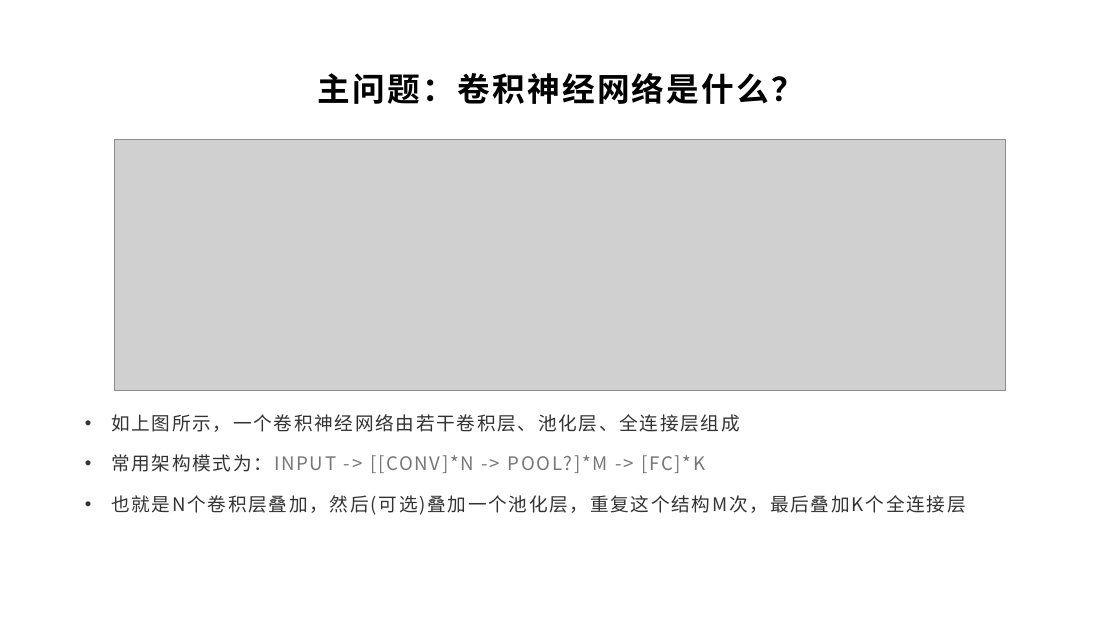
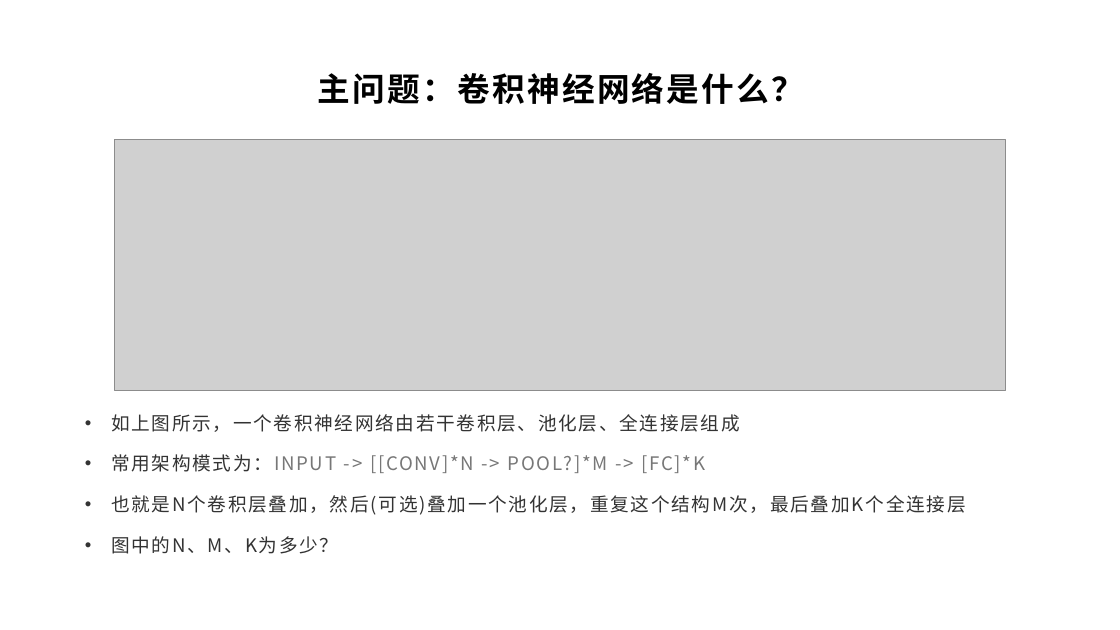
Before and after one commit to yyc-git/DeepLearningEdu, a slide deck: slide 8 of lessons/8_conv_layer_forward/ppt/卷积神经网络与卷积层的前向传播推导.pptx. Drawn at 1120x630 pixels with LibreOffice and Linux fonts; fonts in the diff are those of the drawing; grey boxes stand for pictures; background and template pictures are left out. Boxes give left, top, right and bottom in pixels: in the first picture for what was removed or moved away, otherwise in the second. Text is boxed around its words. In the diff, an @@ line names an element or a change of style, - is before the commit and + after.

```diff
--- a/lessons/8_conv_layer_forward/ppt/卷积神经网络与卷积层的前向传播推导.pptx
+++ b/lessons/8_conv_layer_forward/ppt/卷积神经网络与卷积层的前向传播推导.pptx
@@ text at <box>111,536,338,554</box>: paragraph added @@
+• 图中的N、M、K为多少？
```
Also in this commit, not shown: 1 other slide changed.
